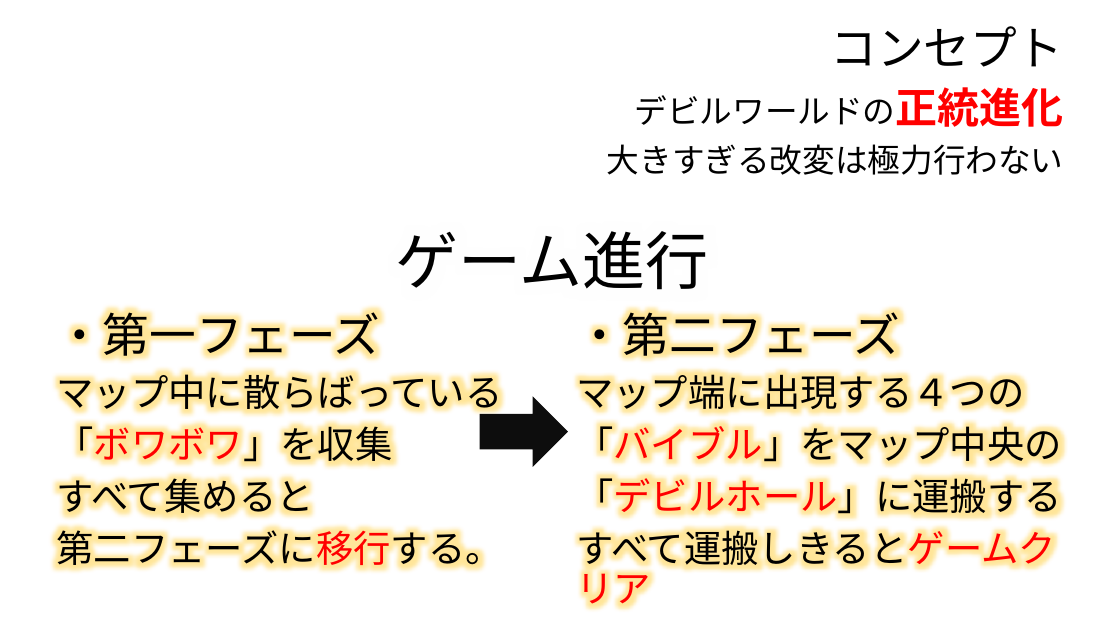
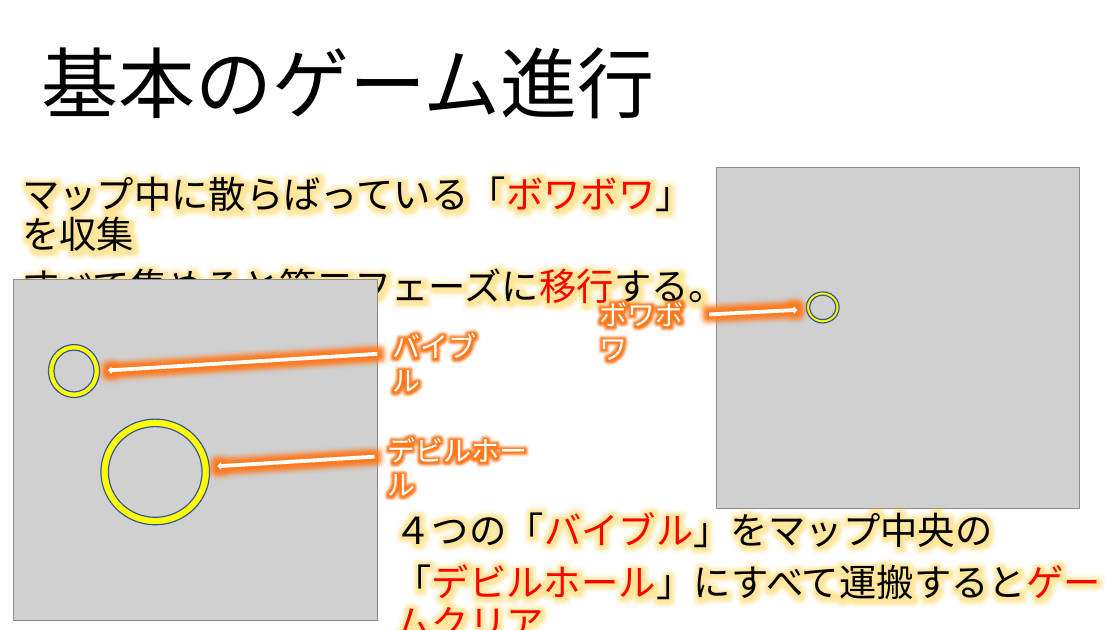
Before and after one commit to TomoyaKanazaki/Graduation, a slide deck: slide 3 of 99_pranning/00_本企画.pptx. Drawn at 1120x630 pixels with LibreOffice and Linux fonts; fonts in the diff are those of the drawing; grey boxes stand for pictures; background and template pictures are left out. Boxes give left, top, right and bottom in pixels: in the first picture for what was removed or moved away, otherwise in the second. Text is boxed around its words. In the diff, an @@ line names an element or a change of style, - is before the commit and + after.

```diff
--- a/99_pranning/00_本企画.pptx
+++ b/99_pranning/00_本企画.pptx
@@ text removed at [607, 26, 1064, 175] @@
-コンセプト
-デビルワールドの正統進化
-大きすぎる改変は極力行わない
@@ text added at [41, 47, 655, 119], 66 pt, text #000000 @@
+基本のゲーム進行
@@ text at [22, 170, 726, 310]: text changed @@
-・第一フェーズ
-マップ中に散らばっている
-「ボワボワ」を収集
-すべて集めると
-第二フェーズに移行する。
+マップ中に散らばっている「ボワボワ」を収集
+すべて集めると第二フェーズに移行する。
@@ picture added at [717, 167, 1081, 508] @@
@@ title removed at [395, 231, 708, 290] @@
-ゲーム進行
@@ picture added at [13, 279, 377, 620] @@
@@ text added at [599, 297, 683, 367], 24 pt, text #FFFFFF @@
+ボワボワ
@@ donut added at [807, 292, 839, 323], fill #FFFF00, outline #325491 1 pt @@
@@ text added at [392, 329, 476, 399], 24 pt, text #FFFFFF @@
+バイブル
@@ right arrow added at [709, 306, 797, 318], fill #FFFFFF @@
@@ donut added at [49, 344, 100, 397], fill #FFFF00, outline #325491 1 pt @@
@@ right arrow added at [108, 351, 378, 375], fill #FFFFFF @@
@@ donut added at [101, 419, 209, 525], fill #FFFF00, outline #325491 1 pt @@
@@ right arrow removed at [480, 397, 568, 467] @@
@@ text added at [387, 433, 527, 503], 24 pt, text #FFFFFF @@
+デビルホール
@@ right arrow added at [217, 453, 375, 470], fill #FFFFFF @@
@@ text at [395, 506, 1101, 606]: text changed @@
-・第二フェーズ
-マップ端に出現する４つの
-「バイブル」をマップ中央の
-「デビルホール」に運搬する
-すべて運搬しきるとゲームクリア
+４つの「バイブル」をマップ中央の
+「デビルホール」にすべて運搬するとゲームクリア
```
Also in this commit, not shown: 2 other slides changed, 3 slides added, 4 slides removed, 1 other file.
